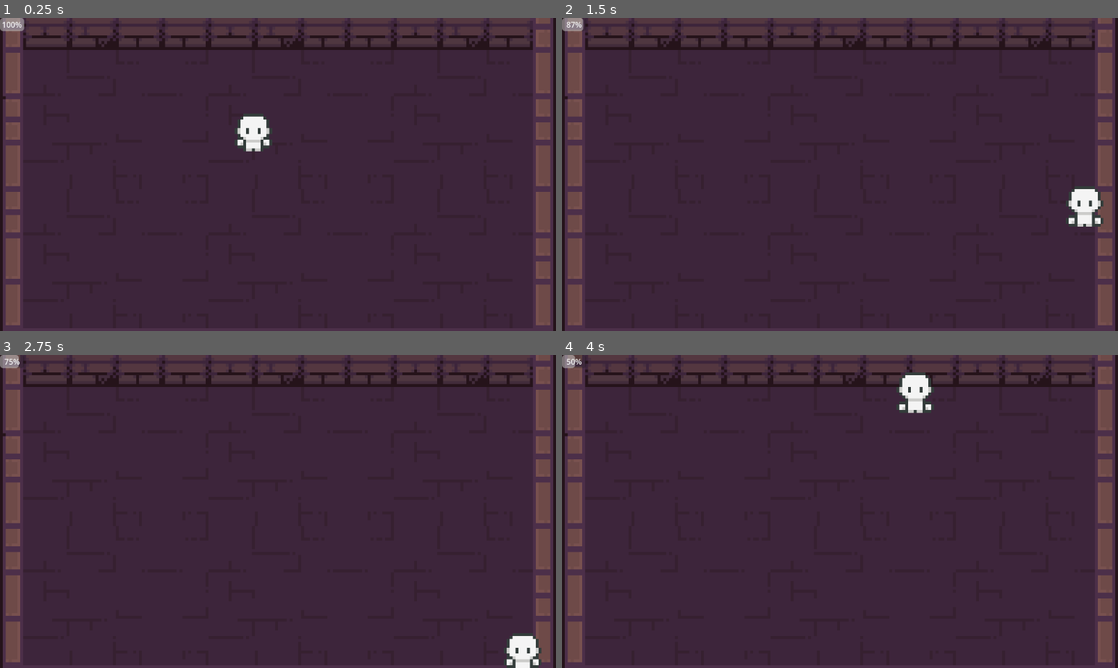
Above: before the commit, frames 1-4 (two rows, left to right).
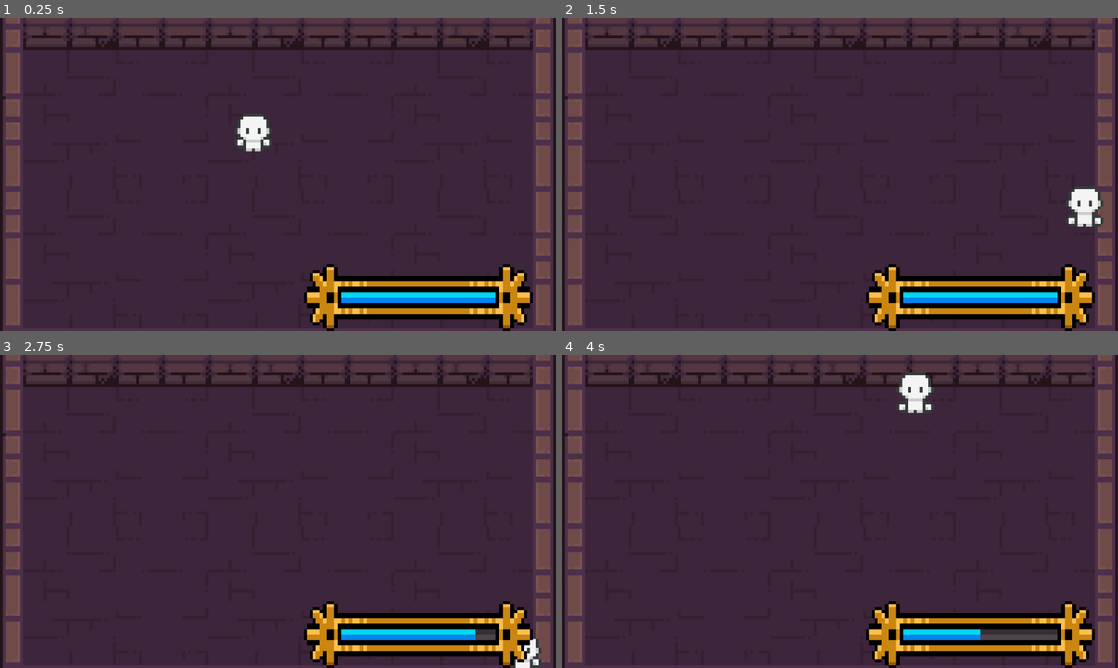
Above: after the commit, the same moments.

Repository: caden602/Project_Overflow
Game: Godot game, scene res://scenes/game.tscn
Two runs of this game, one before a commit and one after it. Both use one fixed random seed, a clock stepped at 60 frames per second and the inputs below.
Inputs:
- Up to frame 1 (0.25 s): no input
- Up to frame 2 (1.5 s): hold Right (ui_right) 0.53-1.28 s; tap Space (ui_select) at 0.77 s; hold Down (ui_down) from 1.28 s (still down)
- Up to frame 3 (2.75 s): tap Space (ui_select) at 1.52 s; release Down (ui_down) at 2.03 s; hold Right (ui_right) from 2.03 s (still down)
- Up to frame 4 (4 s): release Right (ui_right) at 2.78 s; hold Up (ui_up) 2.78-3.53 s; tap Space (ui_select) at 3.02, 3.77 s; hold Left (ui_left) from 3.53 s (still down)

The runs differ from the first frame. In frame 1, 6.1% of the frame differs, in the area x 0-96%, y 0-100%; in frame 2, 6.1%; in frame 3, 6.0%; in frame 4, 5.8%.

Commit message:
Test mana bar complete

Diff:
--- a/scenes/game.tscn
+++ b/scenes/game.tscn
@@ -1,8 +1,11 @@
-[gd_scene load_steps=7 format=4 uid="uid://dud7jbknqj7aj"]
+[gd_scene load_steps=10 format=4 uid="uid://dud7jbknqj7aj"]
 
 [ext_resource type="PackedScene" uid="uid://bvow83xsvpoto" path="res://scenes/player.tscn" id="1_uwrxv"]
 [ext_resource type="Texture2D" uid="uid://bcxrrtbythfjy" path="res://assets/PlaceholderAssets/environment/2D Pixel Dungeon Asset Pack/character and tileset/Dungeon_Tileset.png" id="2_yqjtg"]
 [ext_resource type="Script" uid="uid://cnktsfx7qhna6" path="res://scripts/mana_bar.gd" id="3_lnu2h"]
+[ext_resource type="Texture2D" uid="uid://dqqlwa6rolcus" path="res://assets/PlaceholderAssets/ui/Health_03.png" id="4_iywne"]
+[ext_resource type="Texture2D" uid="uid://b8fesqj362gu3" path="res://assets/PlaceholderAssets/ui/Health_03_Bar03.png" id="5_p57ef"]
+[ext_resource type="Script" uid="uid://d4007x8gyxra" path="res://scripts/texture_mana_bar.gd" id="6_p57ef"]
 
 [sub_resource type="WorldBoundaryShape2D" id="WorldBoundaryShape2D_uwrxv"]
 
@@ -157,11 +160,34 @@
 position = Vector2(8, 11)
 zoom = Vector2(6, 6)
 
-[node name="CanvasLayer" type="CanvasLayer" parent="."]
+[node name="Control" type="Control" parent="."]
+layout_mode = 3
+anchors_preset = 0
+offset_left = -88.0
+offset_top = -43.0
+offset_right = 104.0
+offset_bottom = 65.0
 
-[node name="ManaBar" type="ProgressBar" parent="CanvasLayer" node_paths=PackedStringArray("player")]
+[node name="ManaBar" type="ProgressBar" parent="Control" node_paths=PackedStringArray("player")]
+visible = false
+layout_mode = 0
 offset_right = 50.0
 offset_bottom = 27.0
 value = 100.0
 script = ExtResource("3_lnu2h")
 player = NodePath("../../Player")
+
+[node name="TextureManaBar" type="TextureProgressBar" parent="Control" node_paths=PackedStringArray("player")]
+offset_left = 105.0
+offset_top = 85.0
+offset_right = 184.0
+offset_bottom = 108.0
+nine_patch_stretch = true
+stretch_margin_left = 4
+stretch_margin_top = 4
+stretch_margin_right = 4
+stretch_margin_bottom = 4
+texture_under = ExtResource("4_iywne")
+texture_progress = ExtResource("5_p57ef")
+script = ExtResource("6_p57ef")
+player = NodePath("../../Player")
--- /dev/null
+++ b/scripts/texture_mana_bar.gd
@@ -0,0 +1,10 @@
+extends TextureProgressBar
+
+@export var player : Player
+
+func _ready():
+	player.manaChanged.connect(update)
+	update()
+
+func update():
+	value = player.currentMana * 100 / player.maxMana
Not shown, added: scripts/texture_mana_bar.gd.uid
